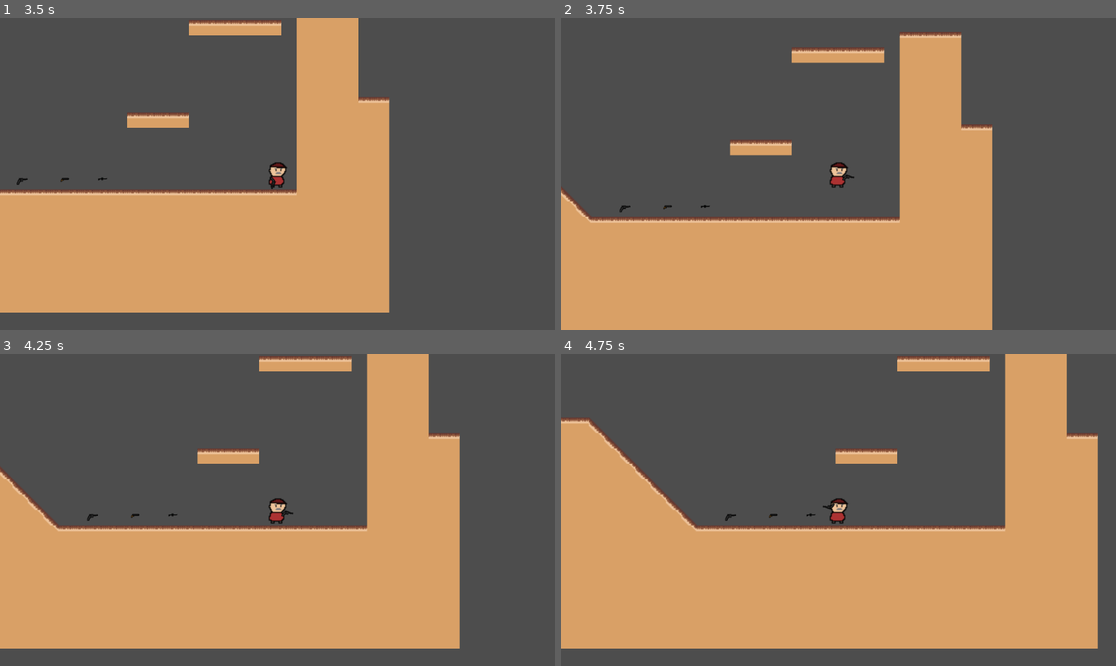
Above: before the commit, frames 1-4 (two rows, left to right).
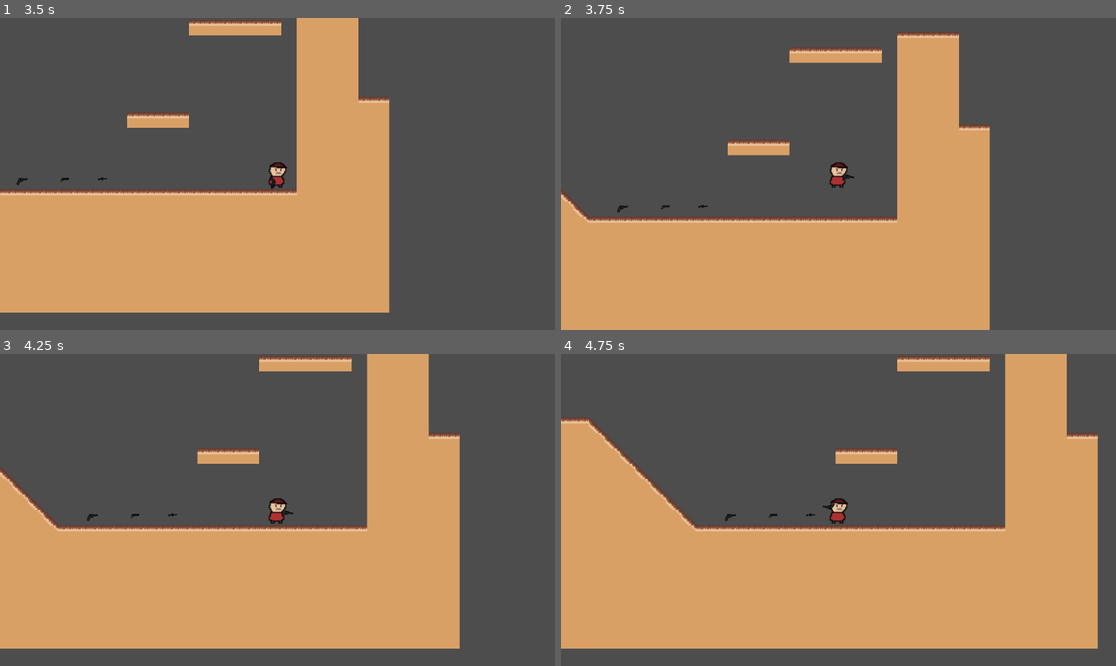
Above: after the commit, the same moments.

Repository: UVASGD/spring-2024-ricochet
Game: Godot game, scene res://scenes/world.tscn
Two runs of this game, one before a commit and one after it. Both use one fixed random seed, a clock stepped at 60 frames per second and the inputs below.
Inputs (mouse positions are in pixels of both pictures, inside the frame that each line leads up to):
- Up to frame 1 (3.5 s): tap Enter (ui_accept) at 0.5, 0.77, 1.52, 2, 3.02 s; move the mouse to (399, 158) at 0.52 s; hold D (walkRight) 0.53-2.03 s; click (399, 158) at 0.6 s; move the mouse to (166, 189) at 1.27 s; tap W (Swap) at 1.35, 2.85 s; move the mouse to (333, 105) at 2.02 s; hold A (walkLeft) 2.03-2.78 s; click (333, 105) at 2.1 s; move the mouse to (249, 236) at 2.77 s; hold D (walkRight) from 2.78 s (still down)
- Up to frame 2 (3.75 s): keep holding D (walkRight); move the mouse to (1005, 220) at 3.52 s; click (1005, 220) at 3.6 s
- Up to frame 3 (4.25 s): keep holding D (walkRight); tap Enter (ui_accept) at 3.77 s
- Up to frame 4 (4.75 s): move the mouse to (672, 463) at 4.27 s; release D (walkRight) at 4.28 s; hold A (walkLeft) from 4.28 s (still down); tap W (Swap) at 4.35 s; tap Enter (ui_accept) at 4.52 s

Frame 1 is identical in both runs. In frame 2, 1.3% of the frame differs, in the area x 0-78%, y 4-100%; in frame 3, less than 0.1%; in frame 4, less than 0.1%.

Commit message:
Build upon mid-air acceleration

Diff:
--- a/scripts/CharacterBody2D.gd
+++ b/scripts/CharacterBody2D.gd
@@ -34,14 +34,21 @@
 		if is_on_floor():
 			Shot = false
 	elif not is_on_floor():
+		# Logic to decelerate mid-air. Subject to change/removal
+		# Players can immediately decelerate in the x direction after launching if they hold in the opposite direction.
+		# It may be a good idea to only allow this x frames after the player is first airborne.
+		# Currently decelerates 5 velocity per frame.
+		var decel_rate = 5
 		if velocity.x > 0:
 			if Input.is_action_pressed("walkLeft"):
-				velocity.x = 0
-				velocity.y = 0
-		if velocity.x < 0:
-			if Input.is_action_just_pressed("walkRight"):
-				velocity.x = 0
-				velocity.y = 0
+				velocity.x -= decel_rate
+				# velocity.y = 0
+				if velocity.x < 0: velocity.x = 0
+		elif velocity.x < 0:
+			if Input.is_action_pressed("walkRight"):
+				velocity.x += decel_rate
+				# velocity.y = 0
+				if velocity.x > 0: velocity.x = 0
 	elif direction and is_on_floor():
 		Speed = move_toward(Speed, TopSpeed, SpeedInterval)
 		velocity.x = direction * Speed
